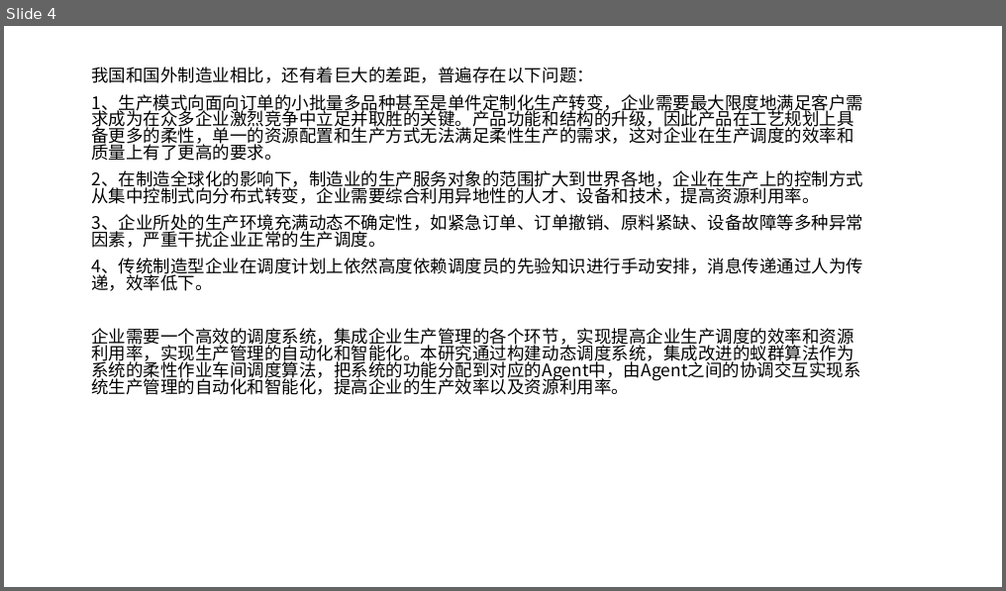
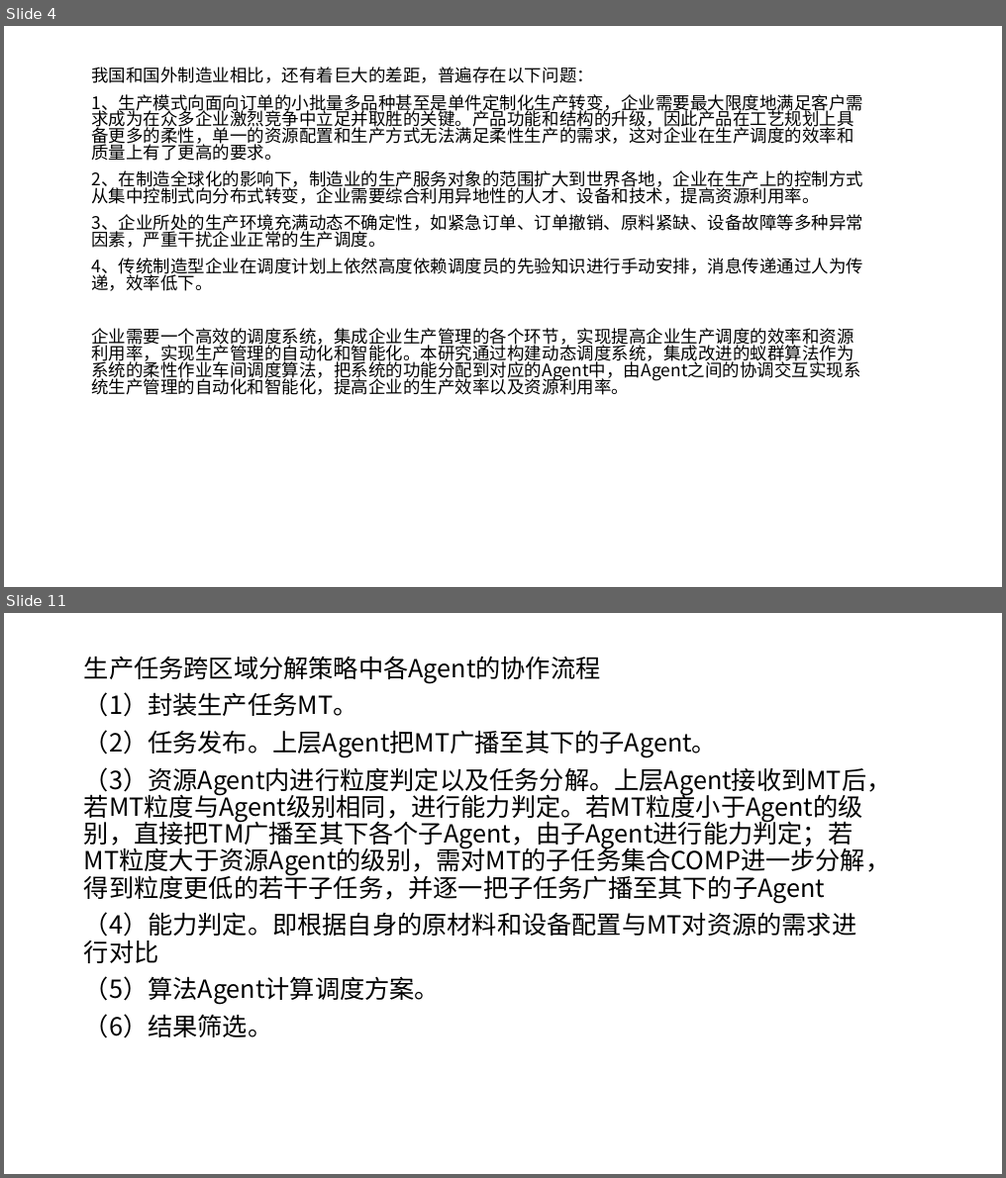
Before and after one commit to WeileLiang/FinalPro, a slide deck: 毕业答辩PPT/新建 Microsoft PowerPoint 演示文稿.pptx. Shown one above the other, each under a label of ours: slide 4 before the commit, slides 4 and 11 after it; the slides between them are not shown. The pictures are 1006x591 and 1006x1178 pixels, drawn with LibreOffice and Linux fonts; fonts in the diff are those of the drawing. Boxes give left, top, right and bottom in pixels: in the first picture for what was removed or moved away, otherwise in the second. Text is boxed around its words. In the diff, an @@ line names an element or a change of style, - is before the commit and + after.

```diff
--- a/毕业答辩PPT/新建 Microsoft PowerPoint 演示文稿.pptx
+++ b/毕业答辩PPT/新建 Microsoft PowerPoint 演示文稿.pptx
@@ slide 11 added at (4, 613, 1002, 1174), background #FFFFFF @@
@@ subtitle added at (84, 656, 892, 1039), 24 pt, text #000000 @@
+生产任务跨区域分解策略中各Agent的协作流程
+（1）封装生产任务MT。
+（2）任务发布。上层Agent把MT广播至其下的子Agent。
+（3）资源Agent内进行粒度判定以及任务分解。上层Agent接收到MT后，若MT粒度与Agent级别相同，进行能力判定。若MT粒度小于Agent的级别，直接把TM广播至其下各个子Agent，由子Agent进行能力判定；若MT粒度大于资源Agent的级别，需对MT的子任务集合COMP进一步分解，得到粒度更低的若干子任务，并逐一把子任务广播至其下的子Agent
+（4）能力判定。即根据自身的原材料和设备配置与MT对资源的需求进行对比
+（5）算法Agent计算调度方案。
+（6）结果筛选。
```
Also in this commit, not shown: 26 other slides added, 1 slide removed, 30 other files.
